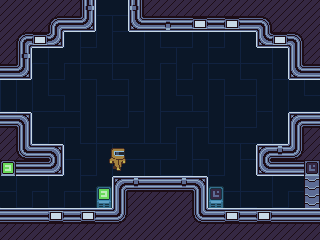
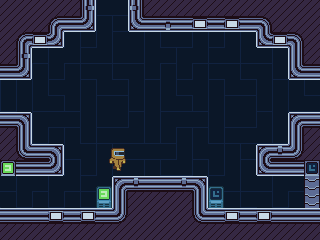
Layer changes from the first w=320, h=240 image to the second:
painted on "Layer 7" over [307, 163, 317, 173]
added layer "Layer 10" above "Layer 9" over [307, 163, 317, 173]
painted on "Layer 9" over [211, 189, 221, 199]
